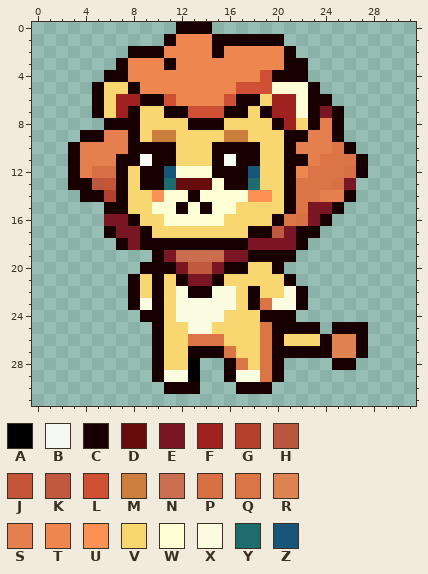
Pixel-art sprite -- frontend/src/assets/pets/lion_3.png. That is the earlier state.
The file is 256x256 pixels, drawn in blocks of 8x8; one block is one cell here. Colours within 5 levels of each other are drawn and written as one. The old version is drawn lined up with the new one.
Palette (. is transparent): A #000000  B #f4f9f3  C #190000  D #670c0d  E #7b1725  F #9f221f  G #b5412c  H #ba573f  J #c55537  K #c0593e  L #d05035  M #cc7e3d  N #cb6e4f  P #d96f44  Q #db7545  R #df8350  S #e57f4d  T #ee874f  U #fb9153  V #f8d770  W #ffffd6  X #fbfde1  Y #1f6c6f  Z #175679
Pixels before, first column x 3:
 0 .........CCC.............
 1 ........CTTTCCCCCC.......
 2 .....CCCTTTTCTTTTTC......
 3 ....CTTTCTTTTTTTTTCC.....
 4 ...CCTTTTTTTTTTTLCCC.....
 5 ..CVVCTTTTTTTTLLLWWWC....
 6 ..CVFFCCLTTTTLCCVFFWCC...
 7 ..CVFCVVCCLLLCCVCFFWCEC..
 8 ...CCCVVVVCCCVVVVCFVCSC..
 9 .CCSSCVMMVVVVMMVVVCCSSC..
10 CSSSSCCCCVVVCCCCVVCSSSQC.
11 CSSSCCBCCVVVCBCCVVCCSQQQC
12 CSPPCVCCZWWWCCCZVVCTQQQPC
13 CCHJCVCCYDDDWCCYVVCQQQPE.
14 .CCGCVVUWWCWWWWUUVCQQSSC.
15 ...CCVVWWCWCWWVVVVCQEEC..
16 ...EECVVWWWWWVVVVCQPEC...
17 ...CEECVVVVVVVVCCKECC....
18 ....CECCCCCCCCCEEEEC.....
19 .......CENNNNEECCCC......
20 ......CCCEKKECCVVC.......
21 .....CVCVCEECVVVVVC......
22 .....CVCVXCCXXVCVVXC.....
23 .....CXCVXXXXXVCQXXC.....
24 ......CCVXXXXVVVCCC......
25 .......CVVXXVVVVQCCCC.CCC
26 .......CVVQQQVVVQCVVVCRRC
27 .......CVVCCCQVVQCCCCCRRC
28 .......CVVA..CQVQC....CC.
29 .......CXXA..CXXQC.......
30 ........CCC...CCC........
After:
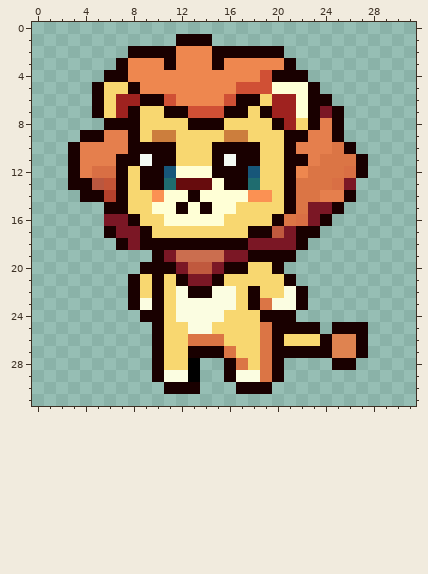
From old to new:
whole drawing moved by +0,-1 (the old picture is shown already moved)
y 0: x 12..14 CCC -> ...
y 1: x 11..20 CTTTCCCCCC -> .CCC......
y 2: x 11 T -> C; x 16..21 TTTTTC -> CCCCC.
y 3: x 15 T -> C; x 22 C -> .
Boxes around the changes in both pictures, in picture pixels (x1, y1, x2, y2):
changed: (164, 22, 308, 70)
